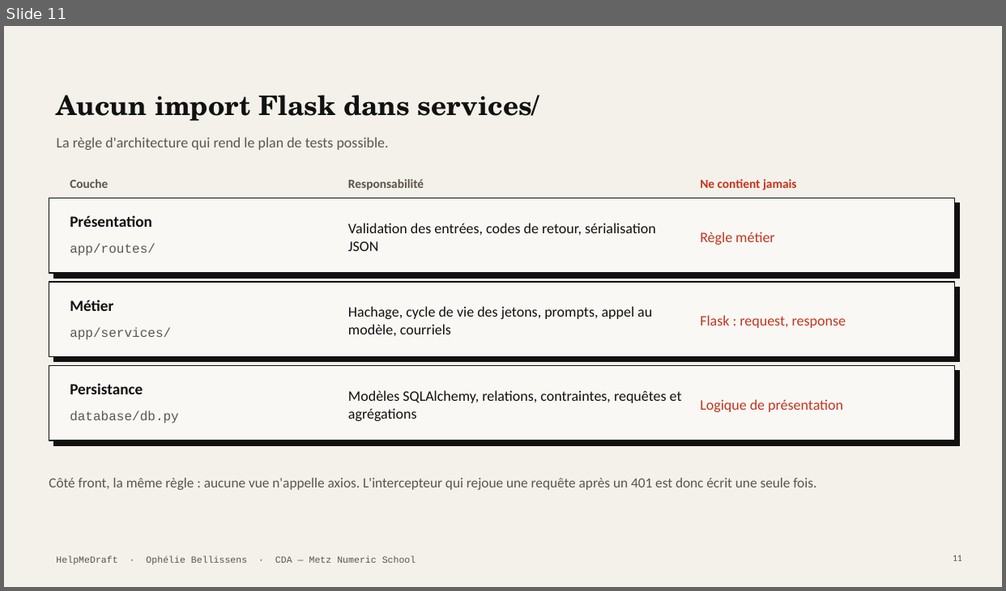
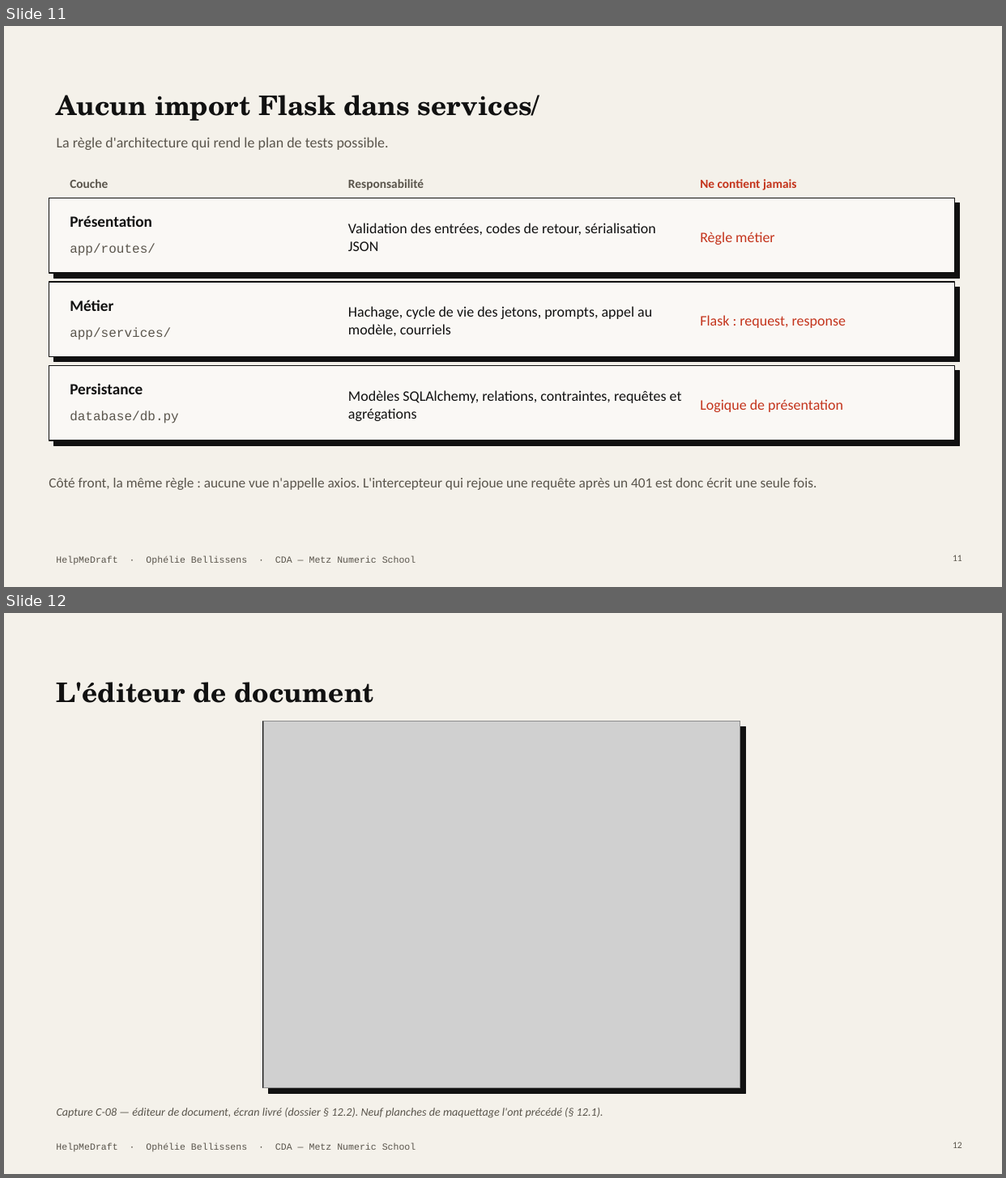
Before and after one commit to Equinoxya/HelpMeDraft---projet-fil-rouge, a slide deck: docs/Soutenance-HelpMeDraft.pptx. Shown one above the other, each under a label of ours: slide 11 before the commit, slides 11 and 12 after it. The pictures are 1006x591 and 1006x1178 pixels, drawn with LibreOffice and Linux fonts; fonts in the diff are those of the drawing; grey boxes stand for pictures. Boxes give left, top, right and bottom in pixels: in the first picture for what was removed or moved away, otherwise in the second. Text is boxed around its words. In the diff, an @@ line names an element or a change of style, - is before the commit and + after.

```diff
--- a/docs/Soutenance-HelpMeDraft.pptx
+++ b/docs/Soutenance-HelpMeDraft.pptx
@@ slide 12 added at [4,613,1002,1174], background #F4F1EA; not listed: 1 template element that a slide beside it also shows @@
@@ title added at [57,682,374,703], 26 pt, text #111111, bold @@
+L'éditeur de document
@@ rectangle added at [263,722,740,1088], fill #FFFFFF, outline #111111 1.25 pt @@
@@ picture added at [263,722,740,1088] @@
@@ rectangle added at [269,726,746,1093], fill #111111, outline #111111 0.75 pt @@
@@ text added at [57,1108,603,1118], 11 pt, text #5A554C, italic @@
+Capture C-08 — éditeur de document, écran livré (dossier § 12.2). Neuf planches de maquettage l'ont précédé (§ 12.1).
@@ page number added at [953,1142,962,1148], 9 pt, text #5A554C @@
+12
```
Also in this commit, not shown: 6 slides changed, 1 slide removed, 17 other files.
